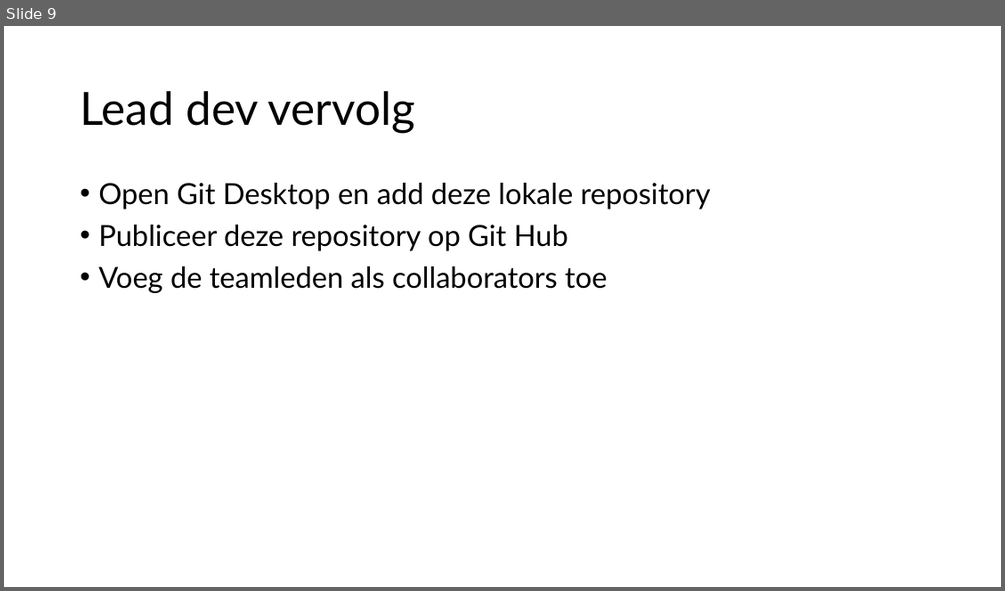
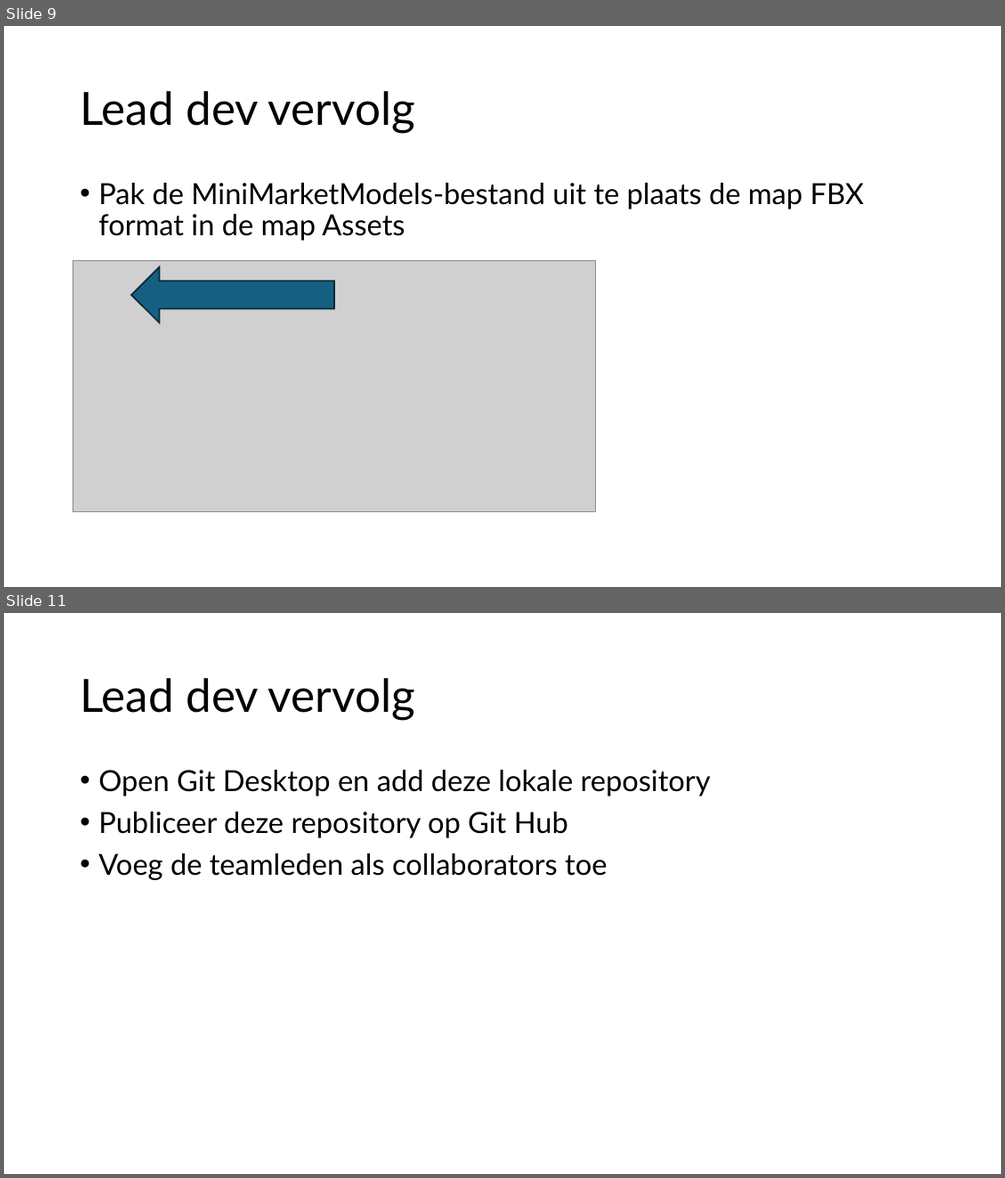
Before and after one commit to djsjollema/lessen-gamedevelopment, a slide deck: M2/Skill/3-Git and Unity/3-Git en Unity.pptx. Shown one above the other, each under a label of ours: slide 9 before the commit, slides 9 and 11 after it; the slides between them are not shown. The pictures are 1005x591 and 1005x1178 pixels, drawn with LibreOffice and Linux fonts; fonts in the diff are those of the drawing; grey boxes stand for pictures. Boxes give left, top, right and bottom in pixels: in the first picture for what was removed or moved away, otherwise in the second. Text is boxed around its words. In the diff, an @@ line names an element or a change of style, - is before the commit and + after.

```diff
--- a/M2/Skill/3-Git and Unity/3-Git en Unity.pptx
+++ b/M2/Skill/3-Git and Unity/3-Git en Unity.pptx
@@ slide 9 added at <box>4,26,1001,587</box>, background #FFFFFF @@
@@ title added at <box>80,91,415,133</box>, 44 pt, text #000000 @@
+Lead dev vervolg
@@ text added at <box>98,183,864,240</box>, 28 pt, text #000000 @@
+• Pak de MiniMarketModels-bestand uit te plaats de map FBX format in de map Assets
@@ picture added at <box>73,261,596,511</box> @@
@@ right arrow added at <box>131,267,334,322</box>, fill #156082, outline #092A39 1.5 pt @@
@@ what was slide 9 is now slide 11 @@
```
Also in this commit, not shown: 1 slide changed, 5 other slides added.
